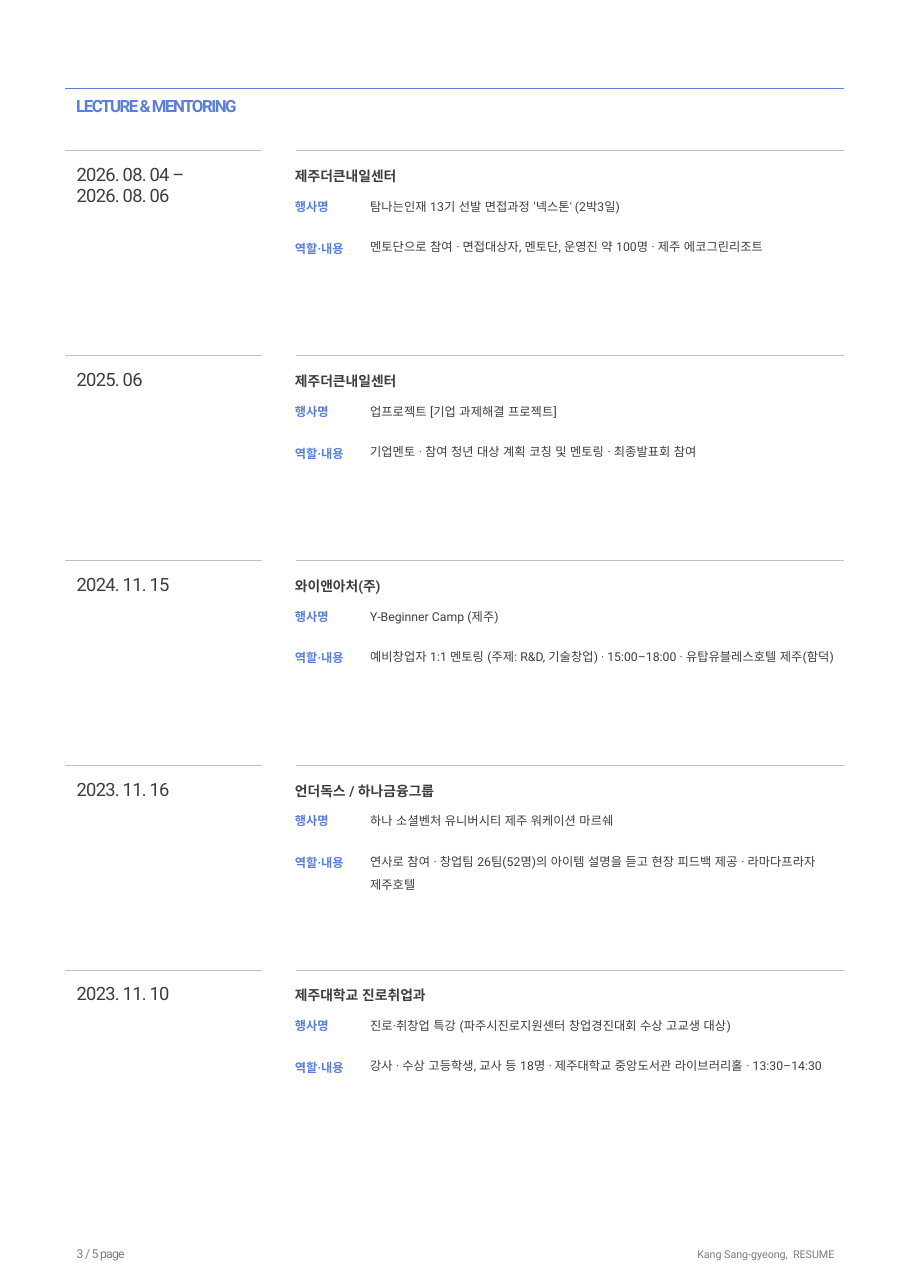
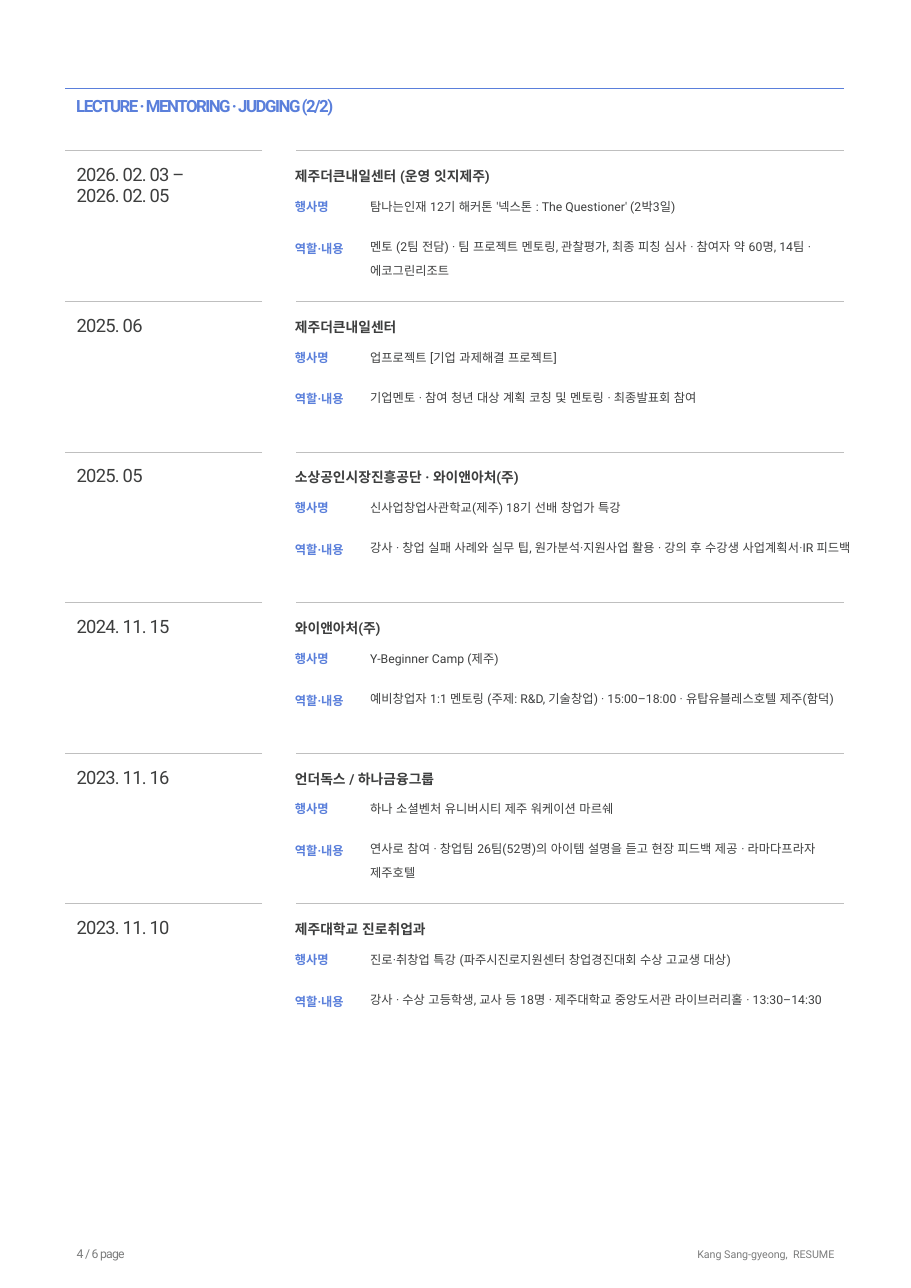
Before and after one commit to Noah7601/-, a slide deck: slide 4 of resume/강상경_강사이력서_보완본.pptx (slide 3 before the commit). Drawn at 911x1288 pixels with LibreOffice and Linux fonts; fonts in the diff are those of the drawing. Boxes give left, top, right and bottom in pixels: in the first picture for what was removed or moved away, otherwise in the second. Text is boxed around its words. In the diff, an @@ line names an element or a change of style, - is before the commit and + after.

```diff
--- a/resume/강상경_강사이력서_보완본.pptx
+++ b/resume/강상경_강사이력서_보완본.pptx
@@ text at (x1=76, y1=99, x2=334, y2=116): text changed @@
-LECTURE & MENTORING
+LECTURE · MENTORING · JUDGING (2/2)
@@ text at (x1=77, y1=168, x2=170, y2=202): text changed @@
-2026. 08. 04 –
-2026. 08. 06
+2026. 02. 03 –
+2026. 02. 05
@@ text at (x1=295, y1=169, x2=490, y2=184): text changed @@
-제주더큰내일센터
+제주더큰내일센터 (운영 잇지제주)
@@ text at (x1=370, y1=201, x2=675, y2=214): text changed @@
-탐나는인재 13기 선발 면접과정 '넥스톤' (2박3일)
+탐나는인재 12기 해커톤 '넥스톤 : The Questioner' (2박3일)
@@ text at (x1=370, y1=241, x2=804, y2=276): text changed @@
-멘토단으로 참여 · 면접대상자, 멘토단, 운영진 약 100명 · 제주 에코그린리조트
+멘토 (2팀 전담) · 팀 프로젝트 멘토링, 관찰평가, 최종 피칭 심사 · 참여자 약 60명, 14팀 · 에코그린리조트
@@ 6 texts, 2 lines moved together from (x1=65, y1=356, x2=844, y2=459) to (x1=65, y1=301, x2=844, y2=404) @@
@@ line added from (262, 452) to (65, 452), #BFBFBF 0.15 pt @@
@@ text added at (x1=77, y1=469, x2=143, y2=482), 12 pt, text #3D3E3E @@
+2025. 05
@@ text added at (x1=295, y1=470, x2=519, y2=485), 9 pt, text #3D3E3E, bold @@
+소상공인시장진흥공단 · 와이앤아처(주)
@@ line added from (844, 452) to (295, 452), #BFBFBF 0.15 pt @@
@@ text added at (x1=295, y1=502, x2=329, y2=513), 8 pt, text #5A7FDB, bold @@
+행사명
@@ text added at (x1=370, y1=502, x2=621, y2=515), 8 pt, text #3D3E3E @@
+신사업창업사관학교(제주) 18기 선배 창업가 특강
@@ text added at (x1=295, y1=543, x2=344, y2=555), 8 pt, text #5A7FDB, bold @@
+역할·내용
@@ text added at (x1=370, y1=542, x2=851, y2=554), 8 pt, text #3D3E3E @@
+강사 · 창업 실패 사례와 실무 팁, 원가분석·지원사업 활용 · 강의 후 수강생 사업계획서·IR 피드백
@@ text "2024. 11. 15" moved from (x1=77, y1=578, x2=170, y2=591) to (x1=77, y1=620, x2=170, y2=633) @@
@@ 5 texts, 2 lines moved together from (x1=65, y1=561, x2=844, y2=664) to (x1=65, y1=603, x2=844, y2=706) @@
@@ 6 texts, 2 lines moved together from (x1=65, y1=764, x2=844, y2=890) to (x1=65, y1=753, x2=844, y2=878) @@
@@ 6 texts, 2 lines moved together from (x1=65, y1=969, x2=844, y2=1073) to (x1=65, y1=903, x2=844, y2=1007) @@
@@ text at (x1=77, y1=1249, x2=125, y2=1261): text changed @@
-3 / 5 page
+4 / 6 page
```
Also in this commit, not shown: 4 other slides changed, 1 slide added, 5 other files.
